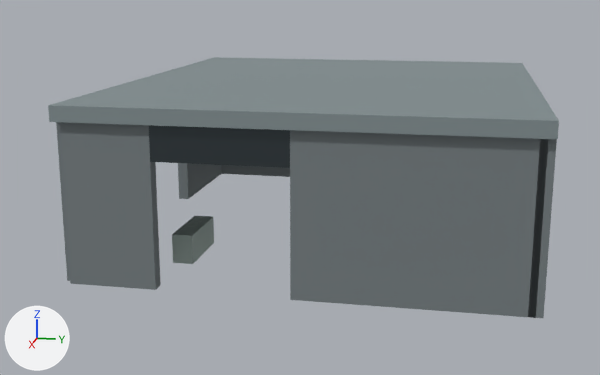
A saved change to the Blender file public/assets/west-triage.blend.
Rendered twice from a camera (50 mm lens) standing at (18.6, 25.9, 13.0) and looking at (-24.5, 17.3, 2.2). The lights are fixed; the arrows at lower left show +X, +Y and +Z. The first picture is the older version. The same objects are shown in both versions, whatever each file hides.

Names of what the first picture shows: 'west-triage'.
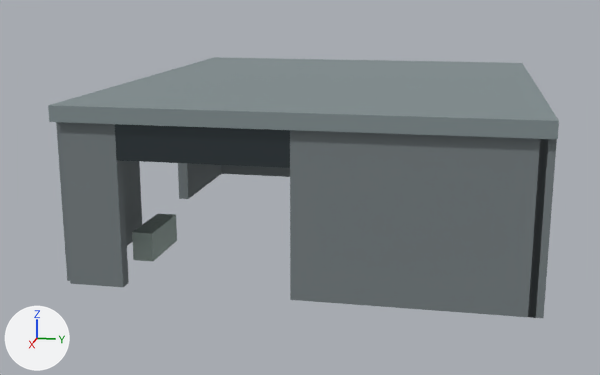
Boxes [x1, y1, x2, y2] around the edits, measured in the pictures (600 x 375 px; the box of a moved part takes in the faces that stretch with it):
part 1 of me_cube_001, moved or reshaped (not visible before): after [115, 124, 290, 168]
part 2 of me_cube_001, moved or reshaped (not visible before): after [152, 221, 160, 223]
part 3 of me_cube_001, moved or reshaped (not visible afterwards): before [191, 223, 199, 225]
part 4 of me_cube_001, moved or reshaped (not visible before): after [59, 122, 129, 287]
part 5 of me_cube_001, moved or reshaped: before [59, 122, 161, 290]; after [132, 214, 177, 261]
part 6 of me_cube_001, moved or reshaped (not visible afterwards): before [172, 216, 214, 264]
part 7 of me_cube_001, moved or reshaped: before [149, 125, 557, 318]; after [149, 130, 557, 318]
part 8 of me_cube_001, recoloured: before [528, 139, 557, 318]
part 9 of me_cube_001, recoloured: before [112, 124, 161, 290]; after [132, 214, 177, 261]
part 10 of me_cube_001, recoloured: before [290, 130, 548, 318]
part 11 of me_cube_001, recoloured: after [115, 124, 159, 162]
part 12 of me_cube_001, recoloured: before [187, 226, 195, 228]; after [528, 139, 557, 318]
part 13 of me_cube_001, recoloured: after [290, 130, 548, 318]
part 14 of me_cube_001, recoloured: before [194, 220, 202, 222]
part 15 of me_cube_001, recoloured: before [172, 216, 214, 264]
part 16 of me_cube_001, recoloured: after [112, 124, 129, 287]
part 17 of me_cube_001, recoloured: before [149, 125, 290, 168]
part 18 of me_cube_001, recoloured: after [149, 218, 164, 226]

What the commit changed:
me_cube_001 has 352 vertices, 264 faces and spans x -0.6..23.1, y -10.3..10.3, z -3.7..4.3.
me_cube_001 is used by ob_west_triage; location (-36.5, 19.0, 3.65).
me_cube_001 part 1: the loose piece of 8 vertices spanning x 5.3, y 7.4..7.5, z -2.5..-2.2 is scaled about its middle by (10, 93.8, 5.33), then moved by (17.2, -11.2, 5.2).
me_cube_001 part 2: the loose piece of 8 vertices spanning x 15.1..15.9, y 9.4..9.6, z -3.5..-1.0 is scaled about its middle by (0.4, 1.39, 0.0104), then moved by (1.8, -17.5, 0.0).
me_cube_001 part 3: the loose piece of 8 vertices spanning x 17.2..17.4, y -6.2..-5.8, z -2.2 is scaled about its middle by (78.6, 0.5, 9.6), then moved by (-6.0, 14.0, 5.8).
me_cube_001 part 4: the loose piece of 8 vertices spanning x 0.2..22.2, y -7.1..-6.9, z 3.4..3.6 is scaled about its middle by (0.0273, 15.6, 30.4), then moved by (11.2, -1.8, -3.5).
me_cube_001 part 5: the loose piece of 8 vertices spanning x 22.2..22.8, y -10.0..-6.0, z -3.7..3.7 is scaled about its middle by (5.67, 0.25, 0.192), then moved by (-5.0, 0.0, -3.0).
me_cube_001 part 6: the loose piece of 8 vertices spanning x 15.8..19.2, y -6.5..-5.5, z -3.7..-2.2 is scaled about its middle by (2.35, 0.6, 1.14), then moved by (-6.0, -4.0, 5.8).
me_cube_001 part 7: 128 of 352 vertices moved; they spanned x -0.3..22.8, y -6.2..10.3, z -3.7..3.7 and now span x -0.3..22.8, y -8.2..10.3, z -3.7..3.7; mean shift (-1.0, 1.1, -0.4); largest move (17.7, -5.8, -2.2) -> (-0.3, 10.3, 3.7).
me_cube_001 part 8: the 1 face centred in x 22.8, y 10.0, z 0.0 switches from mat_reinforced_slate_concrete (grey #798184) to mat_brushed_titanium (grey #95a2a6).
me_cube_001 part 9: 6 of the faces centred in x 22.2..22.8, y -10.0..-6.0, z -3.7..3.7 switch from mat_reinforced_slate_concrete (grey #798184) to mat_triage_aged_ivory_enamel (grey #aabab5).
me_cube_001 part 10: all 3 faces centred in x 22.2..22.8, y 5.0, z 0.0..3.7 switch from mat_reinforced_slate_concrete (grey #798184) to mat_wet_graphite_cerakote (dark grey #4d575b).
me_cube_001 part 11: 12 of the faces centred in x 2.3..5.3, y 7.4..7.5, z -2.5..-2.2 switch from mat_brushed_titanium (grey #95a2a6) to mat_wet_graphite_cerakote (dark grey #4d575b).
me_cube_001 part 12: 6 of the faces centred in x 17.7..17.9, y -6.2..-5.8, z -2.2 switch from mat_triage_aged_ivory_enamel (grey #aabab5) to mat_reinforced_slate_concrete (grey #798184).
me_cube_001 part 13: 1 of the faces centred in x 5.8, y 8.0, z -2.4 switch from mat_triage_aged_ivory_enamel (grey #aabab5) to mat_reinforced_slate_concrete (grey #798184).
me_cube_001 part 14: all 6 faces centred in x 16.7..16.9, y -6.2..-5.8, z -2.2 switch from mat_triage_aged_ivory_enamel (grey #aabab5) to mat_rubber_and_recesses (black #21282c).
me_cube_001 part 15: 12 of the faces centred in x 15.8..19.2, y -6.5..-5.5, z -3.7..-2.2 switch from mat_triage_aged_ivory_enamel (grey #aabab5) to mat_wet_graphite_cerakote (dark grey #4d575b).
me_cube_001 part 16: all 6 faces centred in x 0.2..22.2, y -7.1..-6.9, z 3.4..3.6 switch from mat_wet_graphite_cerakote (dark grey #4d575b) to mat_reinforced_slate_concrete (grey #798184).
me_cube_001 part 17: all 4 faces centred in x 22.2..22.8, y -3.0, z 2.0..3.6 switch from mat_wet_graphite_cerakote (dark grey #4d575b) to mat_brushed_titanium (grey #95a2a6).
me_cube_001 part 18: all 12 faces centred in x 0.2..22.2, y -2.1..3.1, z 3.4..3.6 switch from mat_wet_graphite_cerakote (dark grey #4d575b) to mat_triage_aged_ivory_enamel (grey #aabab5).
